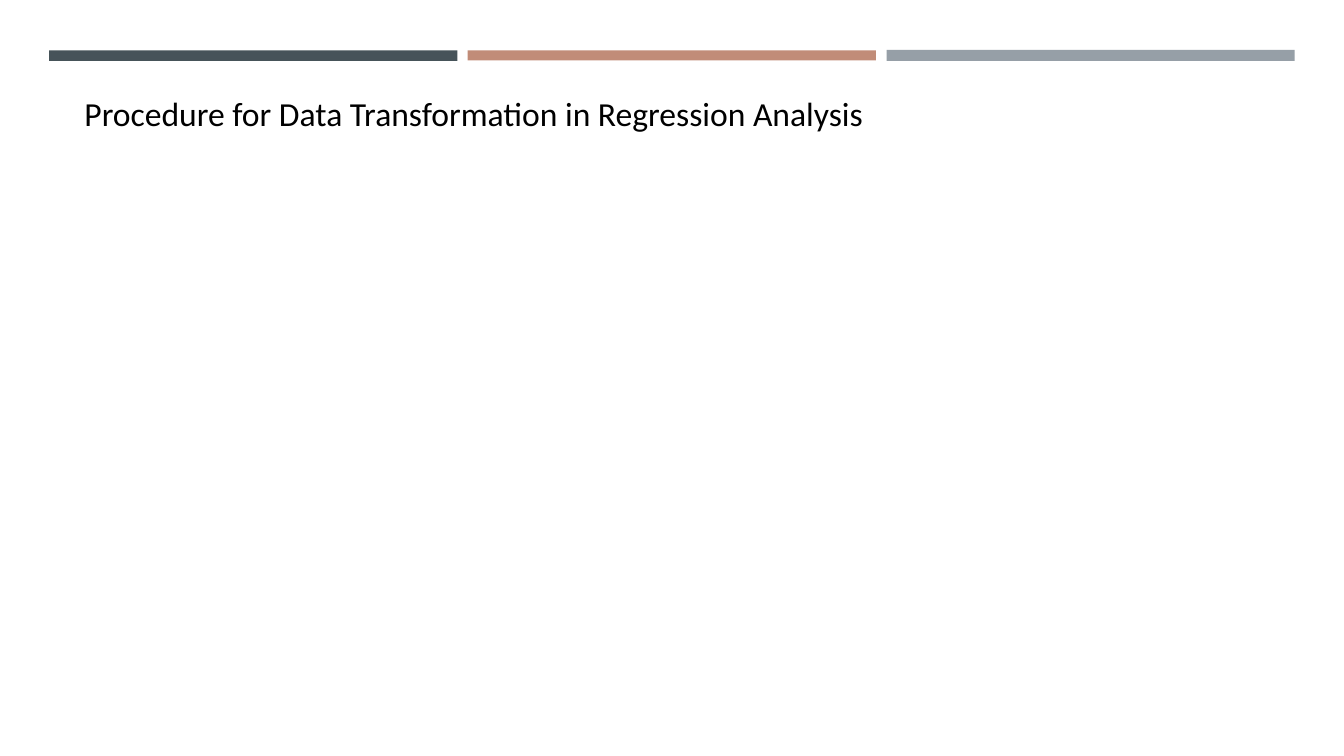
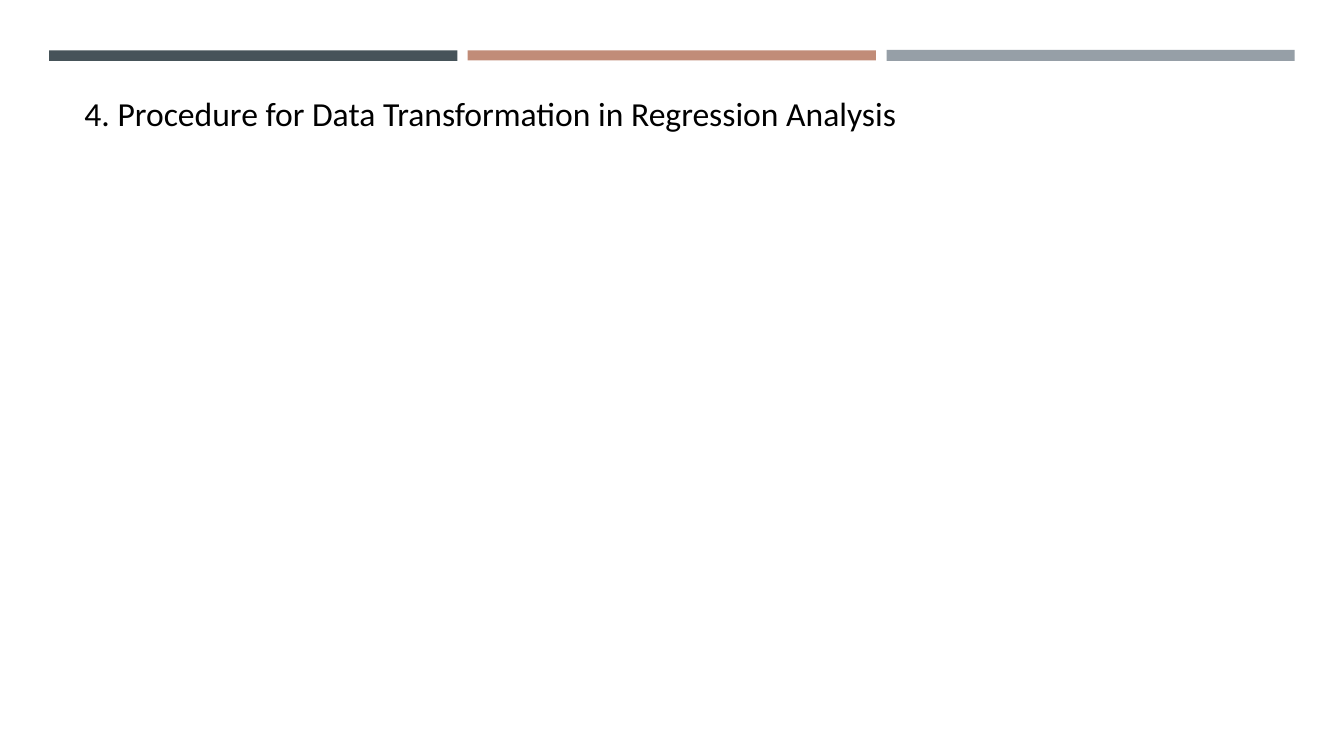
Before and after one commit to gisynw/geog-247, a slide deck: slide 13 of docs/Lectures/Week04/Week04_BivariateRegression_Part02.pptx. Drawn at 1344x756 pixels with LibreOffice and Linux fonts; fonts in the diff are those of the drawing; grey boxes stand for pictures. Boxes give left, top, right and bottom in pixels: in the first picture for what was removed or moved away, otherwise in the second. Text is boxed around its words. In the diff, an @@ line names an element or a change of style, - is before the commit and + after.

```diff
--- a/docs/Lectures/Week04/Week04_BivariateRegression_Part02.pptx
+++ b/docs/Lectures/Week04/Week04_BivariateRegression_Part02.pptx
@@ text at [84,102,896,132]: text changed @@
-Procedure for Data Transformation in Regression Analysis
+4. Procedure for Data Transformation in Regression Analysis
```
Also in this commit, not shown: 2 other slides changed, 5 slides added, 3 slides removed, 3 other files.
